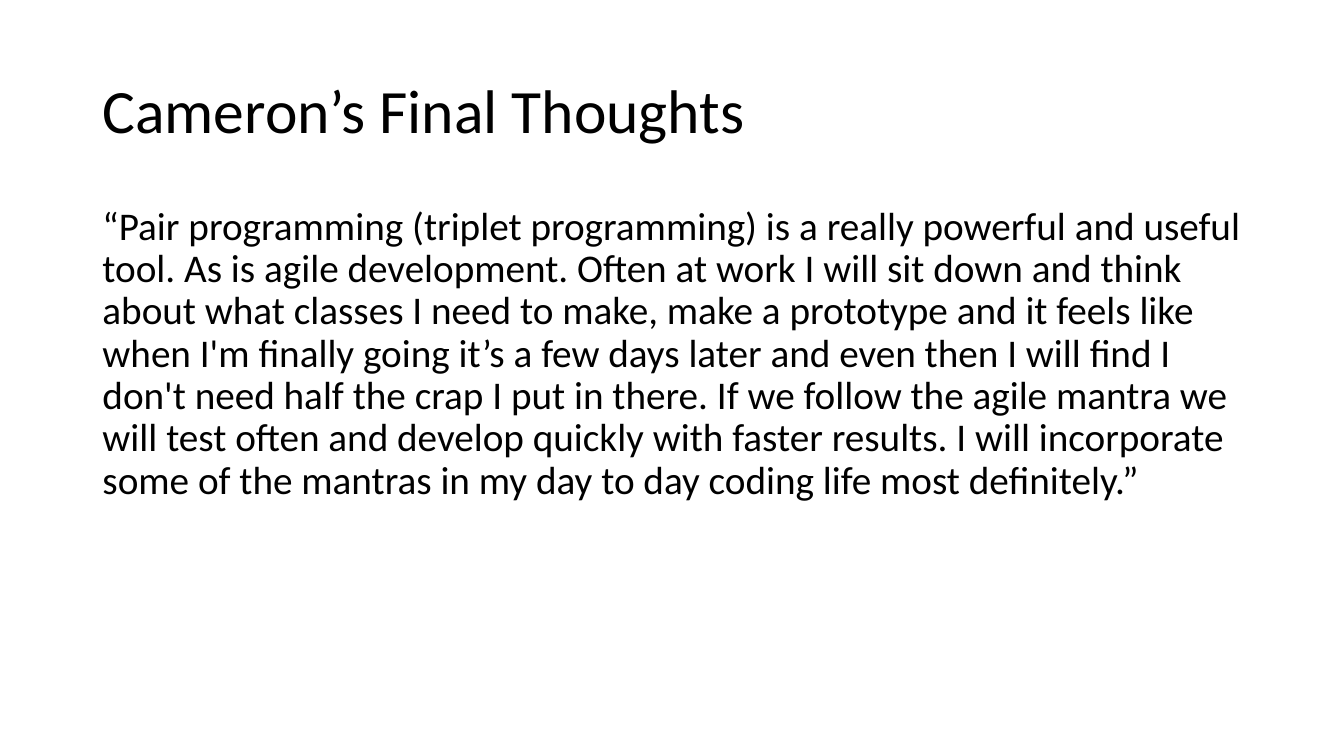
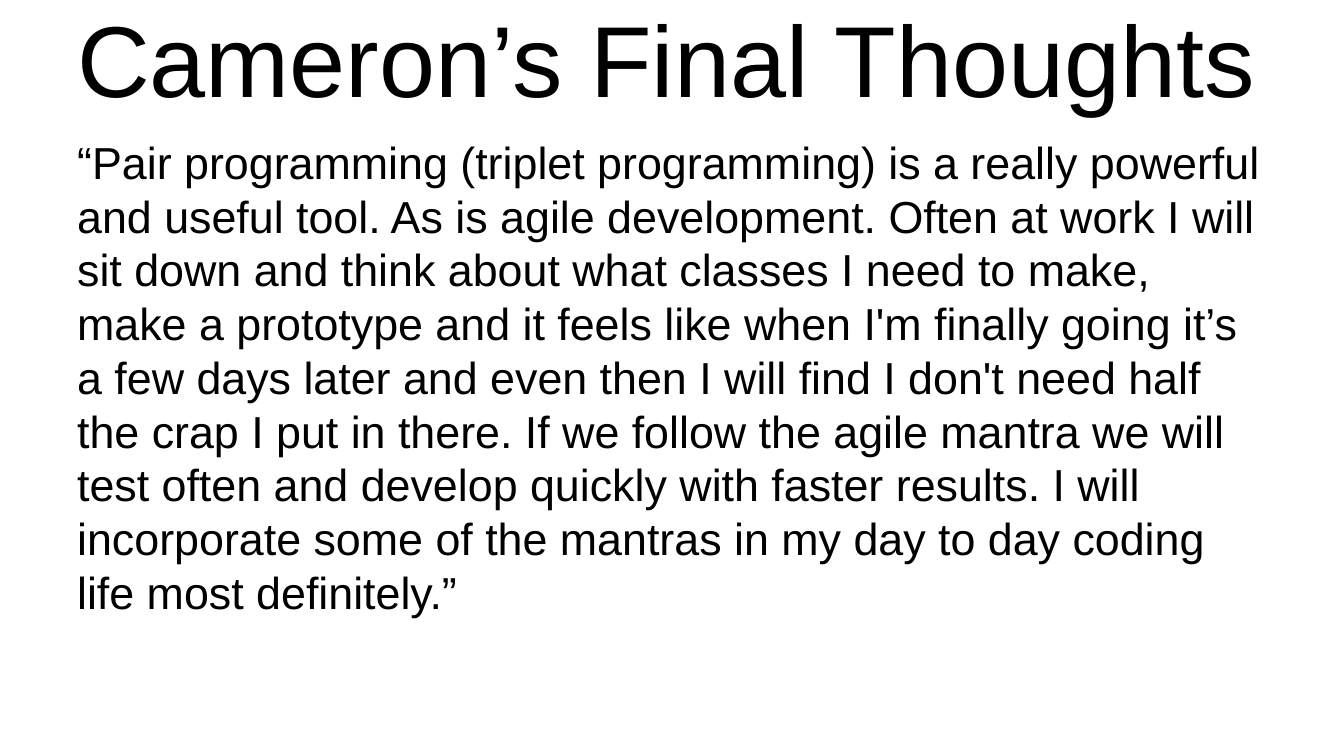
Before and after one commit to csgray/cs372-battleship, a slide deck: slide 7 of development_process/presentation.pptx. Drawn at 1344x756 pixels with LibreOffice and Linux fonts; fonts in the diff are those of the drawing; background and template pictures are left out. Boxes give left, top, right and bottom in pixels: in the first picture for what was removed or moved away, otherwise in the second. Text is boxed around its words. In the diff, an @@ line names an element or a change of style, - is before the commit and + after.

Commit message:
added some color and resized a smidge

```diff
--- a/development_process/presentation.pptx
+++ b/development_process/presentation.pptx
@@ title "Cameron’s Final Thoughts": place and size @@
-title "Cameron’s Final Thoughts" at (102,90,745,144)
+title "Cameron’s Final Thoughts" at (77,24,1255,115)
@@ title "Cameron’s Final Thoughts" at (77,24,1255,115): size 44 to 72 pt, font Calibri to Arial; line spacing 0.9 to 1 @@
@@ text "“Pair programming (triplet programming) is ...": place and size @@
-text "“Pair programming (triplet programming) is ..." at (102,211,1240,501)
+text "“Pair programming (triplet programming) is ..." at (77,146,1259,618)
@@ text "“Pair programming (triplet programming) is ..." at (77,146,1259,618): size 28 to 32 pt, font Calibri to Arial; line spacing 0.9 to 1; less space between paragraphs @@
```
Also in this commit, not shown: 8 other slides changed.
